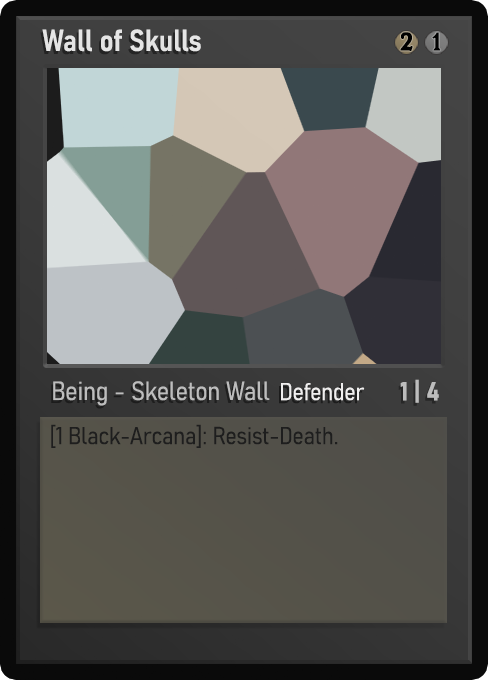
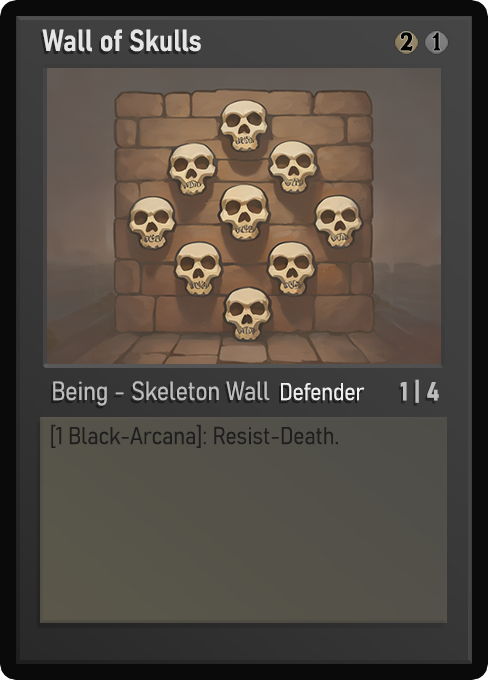
Before/after of a w=488, h=680 layered artwork. What changed in the layer stack:
painted on "Name" over [64, 29, 201, 52]
painted on "Class" over [53, 381, 255, 405]
painted on "Ability" over [289, 383, 354, 401]
painted on "Desc_norm" over [76, 427, 338, 445]
painted on "Artwork" over [47, 68, 441, 364]
